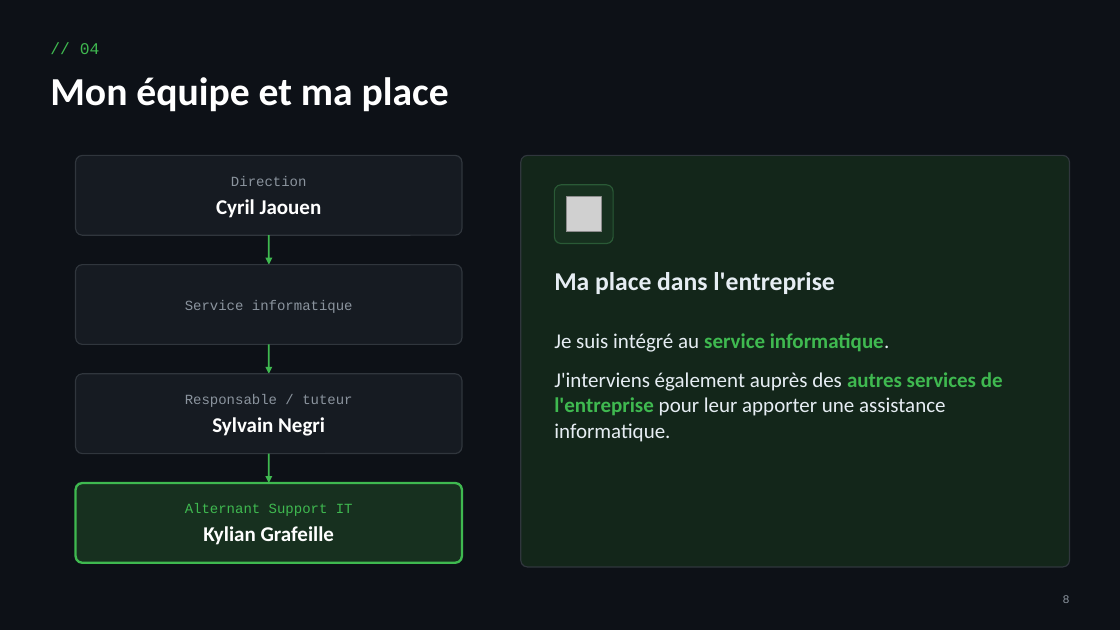
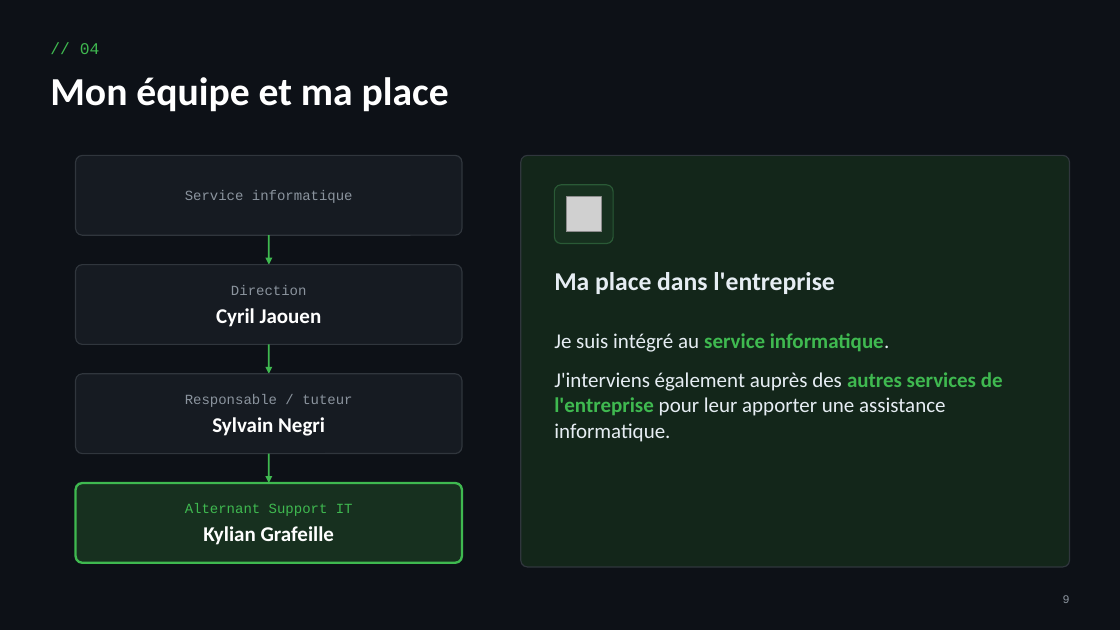
Before and after one commit to Thenoxbob/kyky, a slide deck: slide 9 of presentation/Presentation-BTS-SIO-SISR-Kylian-Grafeille.pptx (slide 8 before the commit). Drawn at 1120x630 pixels with LibreOffice and Linux fonts; fonts in the diff are those of the drawing; grey boxes stand for pictures. Boxes give left, top, right and bottom in pixels: in the first picture for what was removed or moved away, otherwise in the second. Text is boxed around its words. In the diff, an @@ line names an element or a change of style, - is before the commit and + after.

```diff
--- a/presentation/Presentation-BTS-SIO-SISR-Kylian-Grafeille.pptx
+++ b/presentation/Presentation-BTS-SIO-SISR-Kylian-Grafeille.pptx
@@ text "Service informatique": place and size @@
-text "Service informatique" at bbox=[185, 300, 353, 313]
+text "Service informatique" at bbox=[185, 190, 353, 203]
@@ text "Direction": place and size @@
-text "Direction" at bbox=[231, 176, 307, 186]
+text "Direction" at bbox=[231, 285, 307, 295]
@@ text "Cyril Jaouen": place and size @@
-text "Cyril Jaouen" at bbox=[216, 199, 322, 218]
+text "Cyril Jaouen" at bbox=[216, 308, 322, 327]
```
Also in this commit, not shown: 12 other slides changed, 2 slides added, 6 other files.
